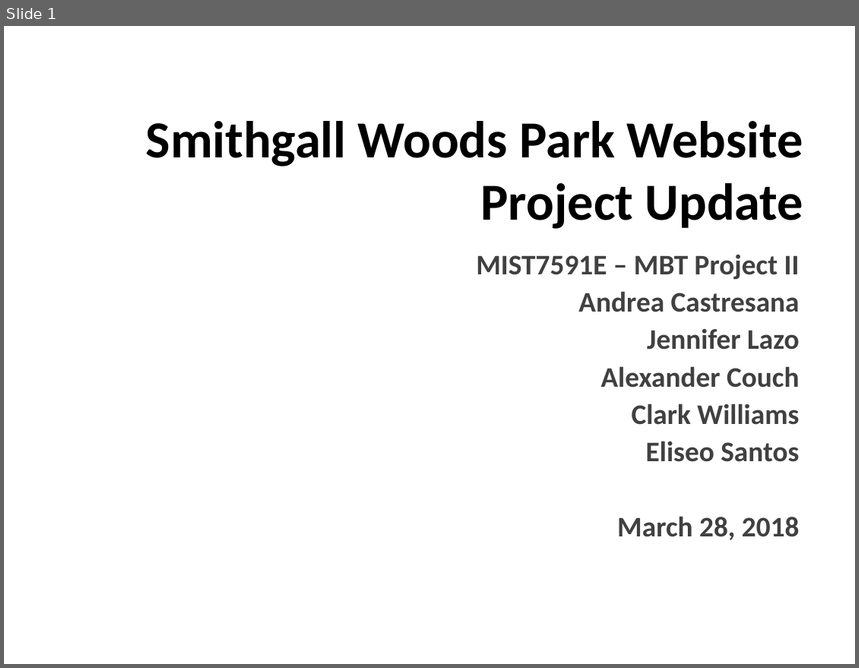
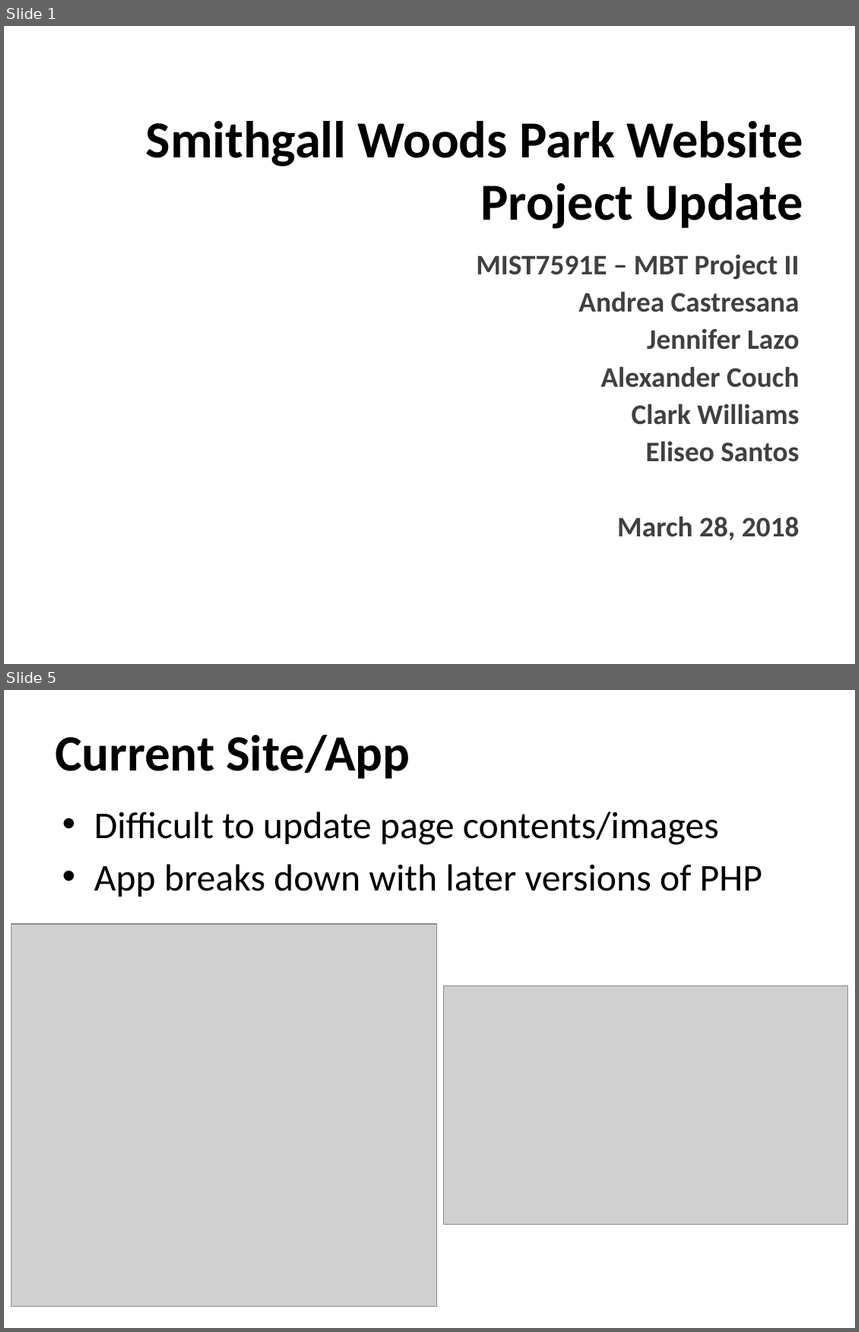
Before and after one commit to ehsantos11/MIST7590-Smithgall-Project, a slide deck: SGW Project Update 28Mar18.pptx. Shown one above the other, each under a label of ours: slide 1 before the commit, slides 1 and 5 after it; the slides between them are not shown. The pictures are 859x668 and 859x1332 pixels, drawn with LibreOffice and Linux fonts; fonts in the diff are those of the drawing; grey boxes stand for pictures; background and template pictures are left out. Boxes give left, top, right and bottom in pixels: in the first picture for what was removed or moved away, otherwise in the second. Text is boxed around its words. In the diff, an @@ line names an element or a change of style, - is before the commit and + after.

```diff
--- a/SGW Project Update 28Mar18.pptx
+++ b/SGW Project Update 28Mar18.pptx
@@ slide 5 added at bbox=[4, 690, 855, 1328], background picture (left out) @@
@@ title added at bbox=[55, 735, 410, 779], 43 pt, text #000000, bold @@
+Current Site/App
@@ text added at bbox=[94, 812, 762, 897], 32 pt, text #000000 @@
+• Difficult to update page contents/images
+• App breaks down with later versions of PHP
@@ picture added at bbox=[11, 924, 436, 1306] @@
@@ picture added at bbox=[444, 986, 848, 1224] @@
```
Also in this commit, not shown: 3 slides changed, 1 other slide added.
